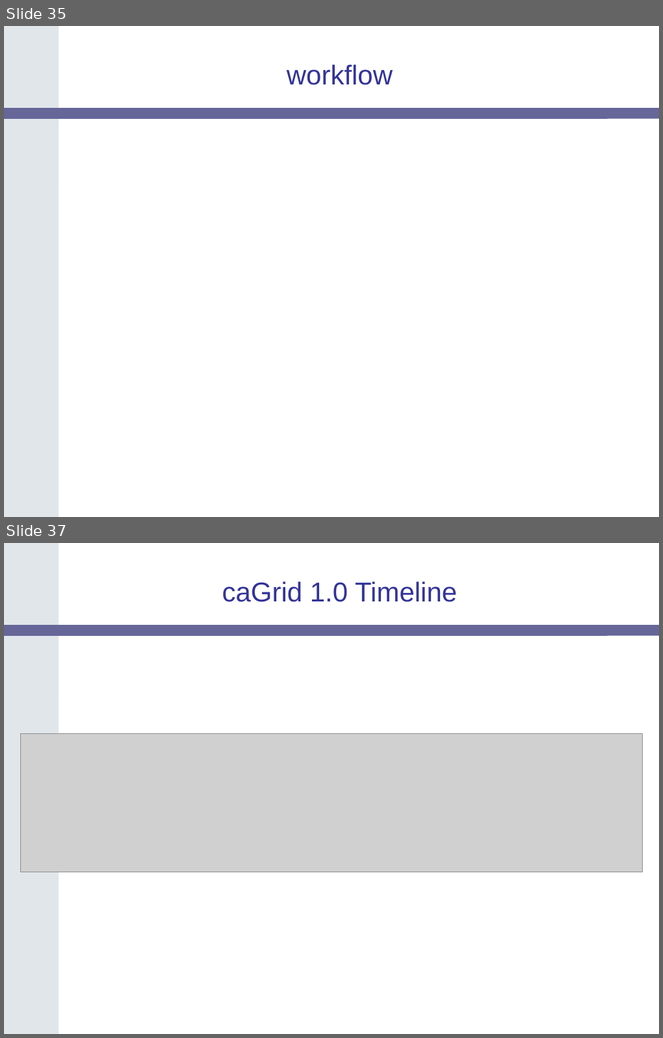
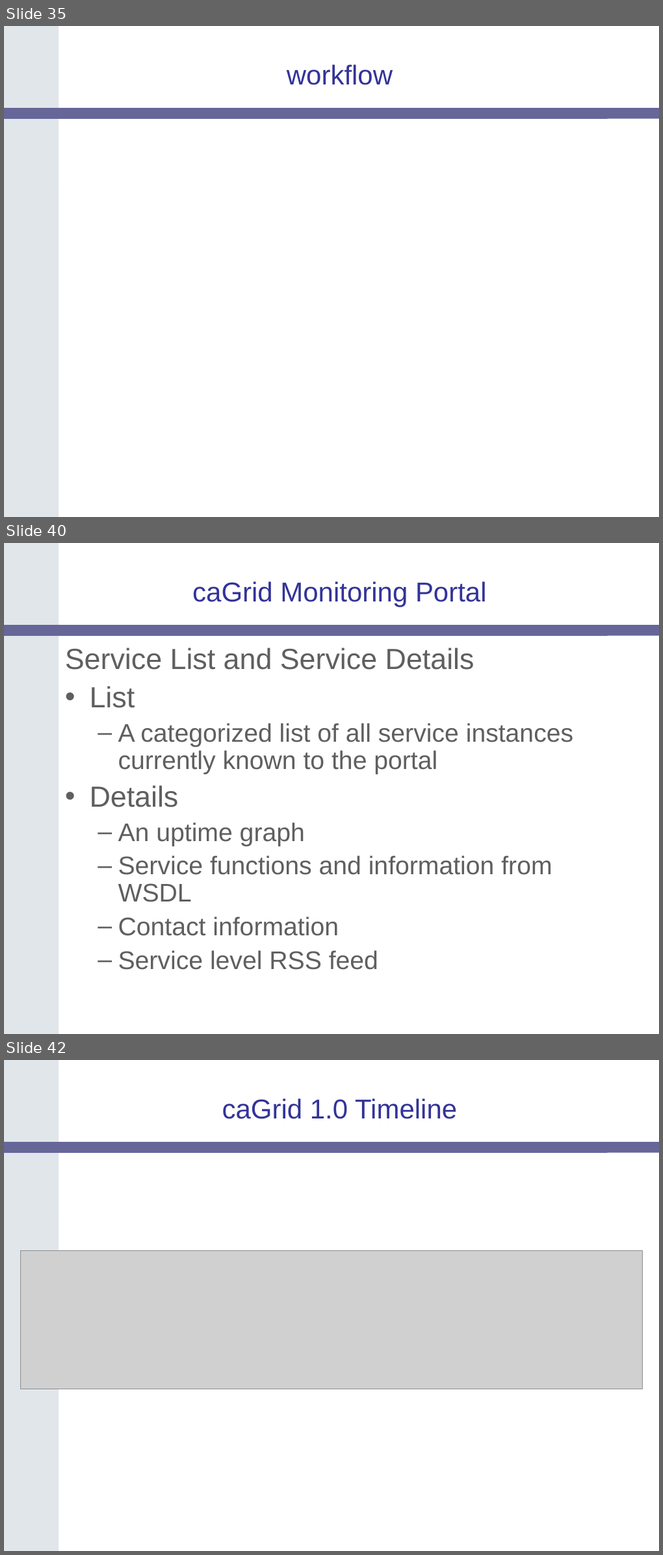
Before and after one commit to NCIP/cagrid-docs, a slide deck: presentations/200604_AnnualMeeting/caGrid-1.0-Architecture_caBIG-Annual-Meeting06.ppt. Shown one above the other, each under a label of ours: slides 35 and 37 before the commit, slides 35, 40 and 42 after it; the slides between them are not shown. The pictures are 663x1038 and 663x1555 pixels, drawn with LibreOffice and Linux fonts; fonts in the diff are those of the drawing; grey boxes stand for pictures; background and template pictures are left out. Boxes give left, top, right and bottom in pixels: in the first picture for what was removed or moved away, otherwise in the second. Text is boxed around its words. In the diff, an @@ line names an element or a change of style, - is before the commit and + after.

Commit message:
incorporated portal slides

```diff
--- a/presentations/200604_AnnualMeeting/caGrid-1.0-Architecture_caBIG-Annual-Meeting06.ppt
+++ b/presentations/200604_AnnualMeeting/caGrid-1.0-Architecture_caBIG-Annual-Meeting06.ppt
@@ slide 40 added at (x1=4, y1=543, x2=659, y2=1034), background #FFFFFF; not listed: 2 template elements that a slide beside it also shows @@
@@ title added at (x1=192, y1=581, x2=487, y2=607), 30 pt, text #333399 @@
+caGrid Monitoring Portal
@@ text added at (x1=65, y1=648, x2=573, y2=970), 28 pt, text #5F5F5F @@
+Service List and Service Details
+• List
+  – A categorized list of all service instances currently known to the portal
+• Details
+  – An uptime graph
+  – Service functions and information from WSDL
+  – Contact information
+  – Service level RSS feed
@@ what was slide 37 is now slide 42 @@
```
Also in this commit, not shown: 1 slide changed, 5 other slides added, 1 slide removed, 1 other file.
